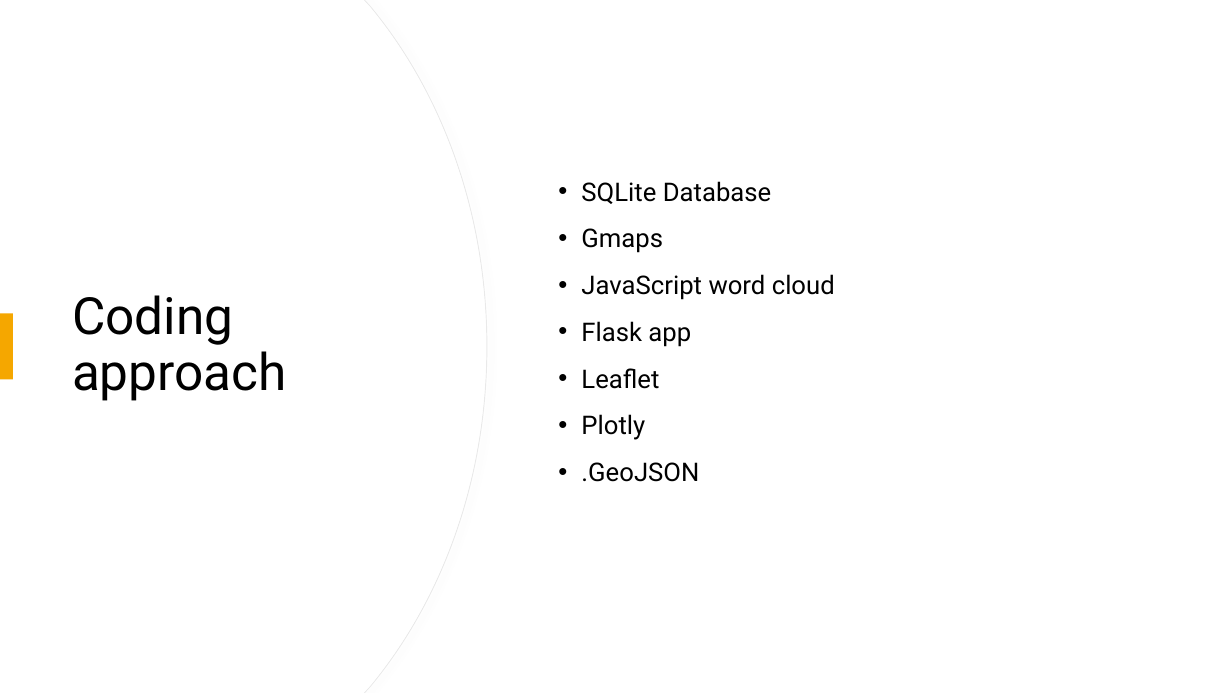
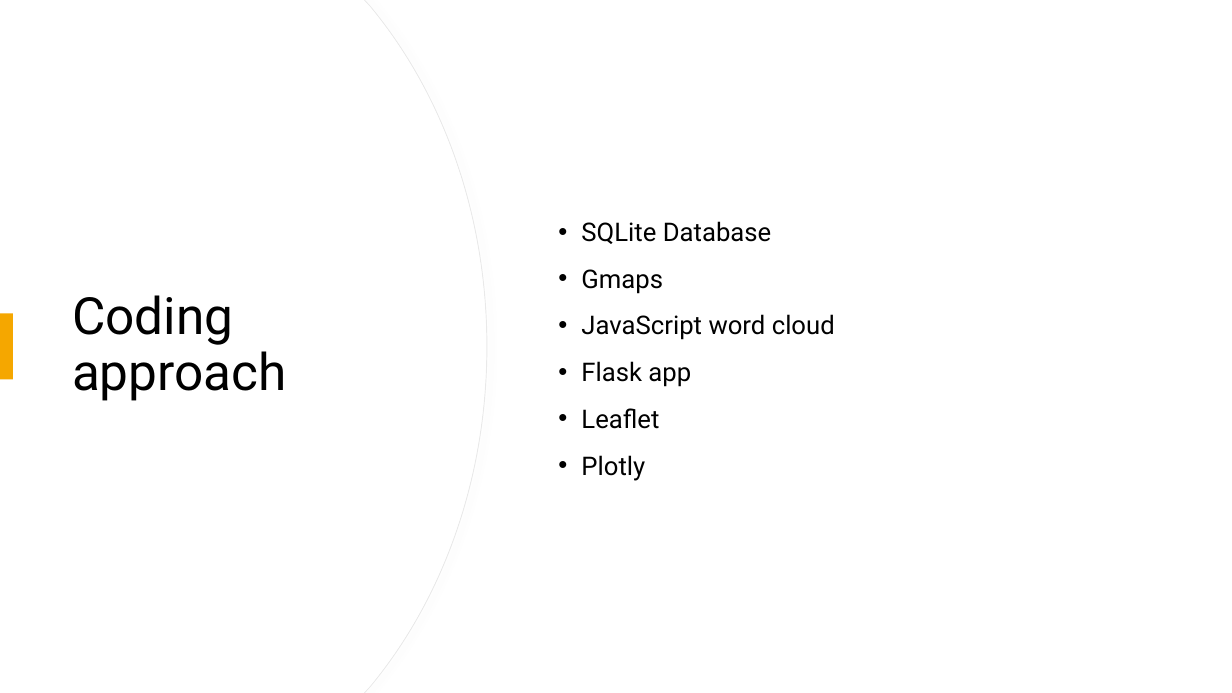
Before and after one commit to CecilyGriffin/CrimeVSCOVID-KC, a slide deck: slide 9 of ETL PROJECT POWERPOINT.pptx. Drawn at 1232x693 pixels with LibreOffice and Linux fonts; fonts in the diff are those of the drawing. Boxes give left, top, right and bottom in pixels: in the first picture for what was removed or moved away, otherwise in the second. Text is boxed around its words. In the diff, an @@ line names an element or a change of style, - is before the commit and + after.

Commit message:
updated ppt

```diff
--- a/ETL PROJECT POWERPOINT.pptx
+++ b/ETL PROJECT POWERPOINT.pptx
@@ text at <box>581,462,699,482</box>: paragraph removed @@
-• .GeoJSON
```
